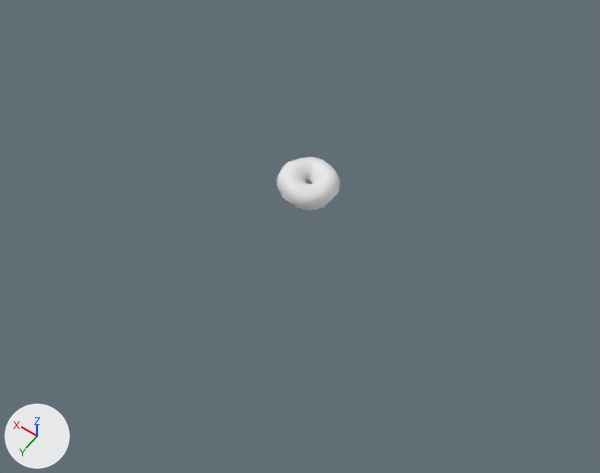
The Blender file Tutorial/donut.blend, before and after one commit.
One viewpoint serves both versions: a 50 mm lens placed at (-3.83, 5.56, 7.6), pointed at (-0.2, 0.48, -0.38). Arrows for +X, +Y and +Z are at lower left; the lights stay in place.

Before the edit, the objects in view are built like this:
```python
me_torus_001 = bpy.data.meshes.new('Torus.001')
me_torus_001.from_pydata(...)  # 27040 vertices, 27040 faces; spans x -0.373..0.389, y -0.367..0.38, z -0.145..0.194
me_torus_001.polygons.foreach_set('use_smooth', [True] * 27040)
ob_icing = bpy.data.objects.new('Icing', me_torus_001)
ob_icing.location = (0.0, 0.0, 0.0)
```
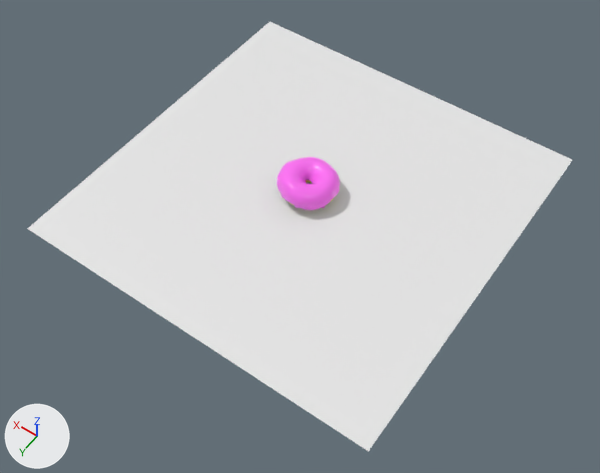
The newer file is also turned or shifted as a whole; pictures and numbers use the older file's frame.

The change, as a list of edits to the scene's bpy script:
```text
Add mat_material:
    mat_material = principled_material('Material')
    mat_material.base_color = (1.0, 0.159, 0.91)  # pink #ff6ff5
    mat_material.roughness = 0.29
Add mat_material_002:
    mat_material_002 = principled_material('Material.002')
    mat_material_002.base_color = (0.8, 0.8, 0.8)  # white #e7e7e7
Change me_torus_001:
    where me_torus_001.from_pydata(...)  # 27040 vertices, 27040 faces; spans x -0.373..0.389, y -0.367..0.38, z -0.145..0.194
    add me_torus_001.materials.append(mat_material)  # pink #ff6ff5
Add me_plane:
    me_plane.from_pydata([(-1.0, -1.0, 0.0), (1.0, -1.0, 0.0), (-1.0, 1.0, 0.0), (1.0, 1.0, 0.0)], [], [(0, 1, 3, 2)])
    me_plane.materials.append(mat_material_002)  # its picture is missing
Add ob_plane:
    ob_plane = bpy.data.objects.new('Plane', me_plane)
    ob_plane.location = (0.0, 0.0, -0.17)
    ob_plane.scale = (2.41, 2.41, 2.41)
```

What differs and where, as boxes [x1, y1, x2, y2] in the pictures (600 x 473 px):
'Plane', added: after [27, 22, 572, 451]
'Icing', recoloured (white to pink): [277, 157, 340, 210] in both
